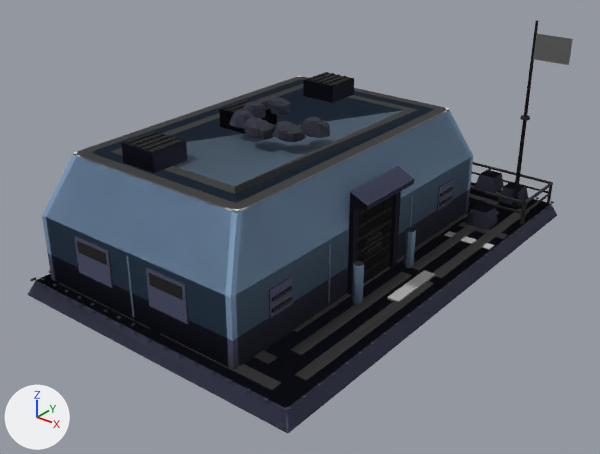
A saved change to the glTF model assets/set_v5/veyran_barracks_damaged.glb.
The view is the same before and after, from a 50 mm camera at (10.84, -14.2, 9.3) aimed at (0.16, -0.85, 1.02). Lighting does not change. The marker at lower left points along +X, +Y and +Z. The older version comes first. Vertices at exactly the same position are counted once.

In view in the first picture: 'body', 'body.001', 'body.002'.
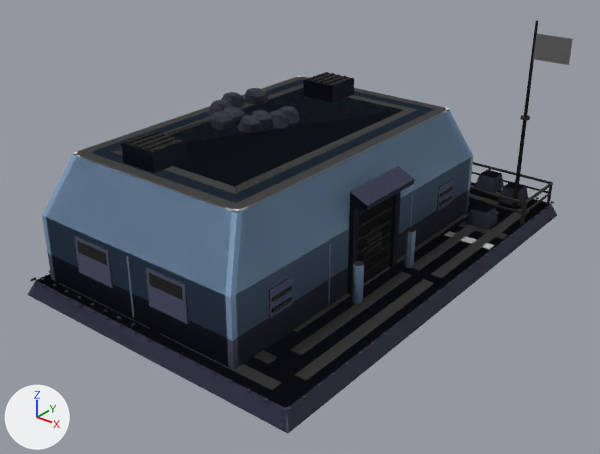
Changed parts and their boxes (x1, y1, x2, y2) in the pictures (600 x 454 px; the box of a moved part takes in the faces that stretch with it):
part 1 of me_mesh_0, moved or reshaped: before (300, 116, 322, 135); after (279, 106, 299, 124)
part 2 of me_mesh_0, moved or reshaped: before (272, 121, 294, 139); after (252, 110, 272, 128)
part 3 of me_mesh_0, moved or reshaped: before (244, 118, 265, 137); after (222, 107, 246, 126)
part 4 of me_mesh_0, moved or reshaped: before (229, 110, 256, 129); after (207, 100, 233, 116)
part 5 of me_mesh_0, moved or reshaped: before (243, 102, 266, 118); after (222, 92, 244, 108)
part 6 of me_mesh_0, moved or reshaped: before (267, 97, 291, 114); after (245, 88, 268, 104)
part 7 of me_mesh_0, deleted: before (219, 99, 277, 134)
part 8 of me_mesh_0, edited (looks the same): (34, 20, 573, 411) in both
part 9 of me_mesh_1, moved or reshaped: before (305, 119, 330, 138); after (268, 110, 289, 129)
part 10 of me_mesh_1, moved or reshaped: before (280, 124, 306, 142); after (238, 115, 264, 133)
part 11 of me_mesh_1, moved or reshaped: before (252, 120, 275, 140); after (210, 111, 237, 130)
part 12 of me_mesh_1, deleted: before (387, 270, 435, 302)

What the commit changed:
me_mesh_0 is used by ob_body; parent ob_veyran_barracks_damaged_lod0; location (0.0, 0.0, 0.0).
me_mesh_0 had 2150 vertices, 2879 faces and spanned x -3.7..3.8, y -5.6..5.65, z 0.0..5.15.
me_mesh_0 now has 2102 vertices, 2824 faces and spans x -3.7..3.8, y -5.6..5.65, z 0.0..5.15.
me_mesh_0 part 1: the loose piece of 24 vertices spanning x 0.43..1.0, y -1.39..-0.85, z 3.52..3.78 is moved by (-0.87, 0.23, 0.0).
me_mesh_0 part 2: the loose piece of 24 vertices spanning x 0.19..0.71, y -1.92..-1.38, z 3.52..3.78 is moved by (-0.87, 0.23, 0.0).
me_mesh_0 part 3: the loose piece of 24 vertices spanning x -0.41..0.14, y -2.17..-1.62, z 3.52..3.78 is moved by (-0.87, 0.23, 0.0).
me_mesh_0 part 4: the loose piece of 24 vertices spanning x -0.98..-0.43, y -1.94..-1.38, z 3.52..3.78 is moved by (-0.87, 0.23, 0.0).
me_mesh_0 part 5: the loose piece of 24 vertices spanning x -1.21..-0.64, y -1.36..-0.78, z 3.52..3.78 is moved by (-0.87, 0.23, 0.0).
me_mesh_0 part 6: the loose piece of 24 vertices spanning x -0.98..-0.44, y -0.77..-0.25, z 3.52..3.78 is moved by (-0.87, 0.23, 0.0).
me_mesh_0 part 7: 6 loose pieces with 48 vertices, spanning x -1.65..-0.75, y -1.45..-0.55, z 3.15..3.64, are deleted.
me_mesh_0 part 8: 659 kept faces spanning x -3.63..3.8, y -5.53..5.65, z 0.35..5.15 get new vertex colours.
Other edits to the shape of me_mesh_0 do not show in these pictures.
me_mesh_1 is used by ob_body_001; parent ob_veyran_barracks_damaged_lod1; location (0.0, 0.0, 0.0).
me_mesh_1 had 566 vertices, 788 faces and spanned x -3.7..3.8, y -5.6..5.65, z 0.0..5.15.
me_mesh_1 now has 542 vertices, 759 faces and spans x -3.7..3.8, y -5.6..5.65, z 0.0..5.15.
me_mesh_1 part 9: the loose piece of 24 vertices spanning x 0.56..1.12, y -1.36..-0.82, z 3.48..3.74 is moved by (-1.04, -0.09, 0.0).
me_mesh_1 part 10: the loose piece of 24 vertices spanning x 0.31..0.83, y -1.89..-1.35, z 3.48..3.74 is moved by (-1.04, -0.09, 0.0).
me_mesh_1 part 11: the loose piece of 24 vertices spanning x -0.28..0.26, y -2.14..-1.59, z 3.48..3.74 is moved by (-1.04, -0.09, 0.0).
me_mesh_1 part 12: the loose piece of 8 vertices spanning x 2.87..3.15, y -1.31..0.17, z 0.35..0.39 is deleted.
Other edits to the shape of me_mesh_1 do not show in these pictures.
